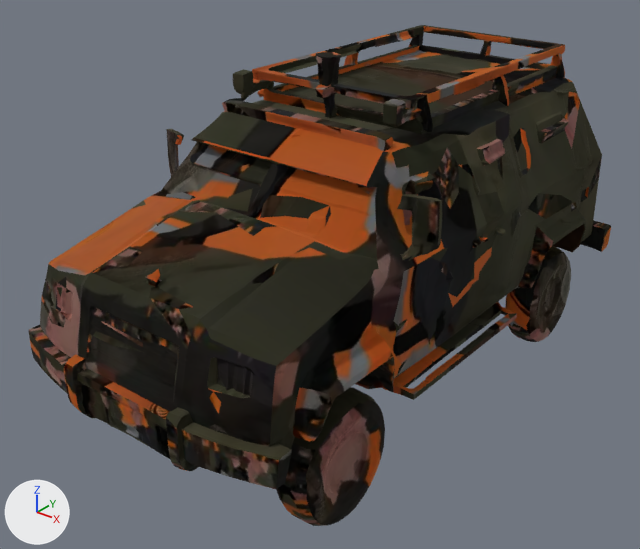
The glTF model assets/fp/cdn/89678240-957e-4ac3-9965-1512ea26f57c.glb, before and after one commit.
The view is the same before and after, from a 50 mm lens placed at (0.796, -1.072, 0.551), pointed at (-0.016, -0.057, -0.078). The axes (+X, +Y, +Z) are drawn at lower left. The lights are the same throughout. The first picture is the older version. Where no turn or scale is listed for an object, it has been applied to the vertices.

The first picture shows 'geometry_0'.
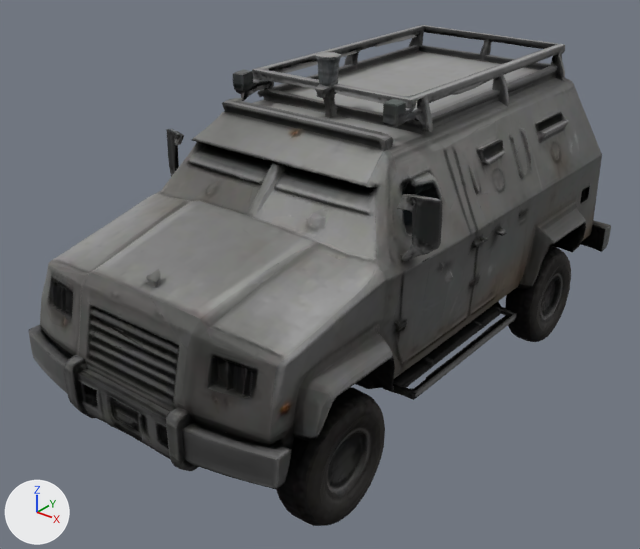
Changed parts and their boxes [x1, y1, x2, y2] in the pictures (640 x 549 px):
'geometry_0', surface changed: [28, 25, 611, 526] in both

Patch to the scene script:
```diff
--- a/assets/fp/cdn/89678240-957e-4ac3-9965-1512ea26f57c.glb.py
+++ b/assets/fp/cdn/89678240-957e-4ac3-9965-1512ea26f57c.glb.py
@@ img_image_0 @@
+img_image_0 = load_image('Image_0', '_unpacked/Image_0', 1024, 1024, 'sRGB')
@@ mat_material_0 @@
 mat_material_0 = principled_material('Material_0')
-mat_material_0.texture = img_basecolor_webp
+mat_material_0.texture = img_image_0
 mat_material_0.metallic = 1.0
```
